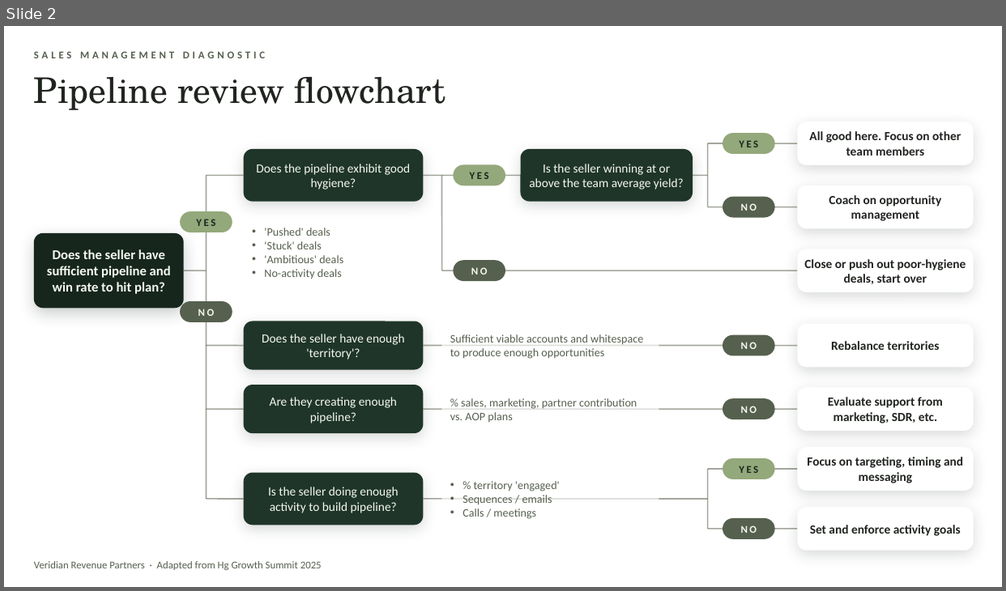
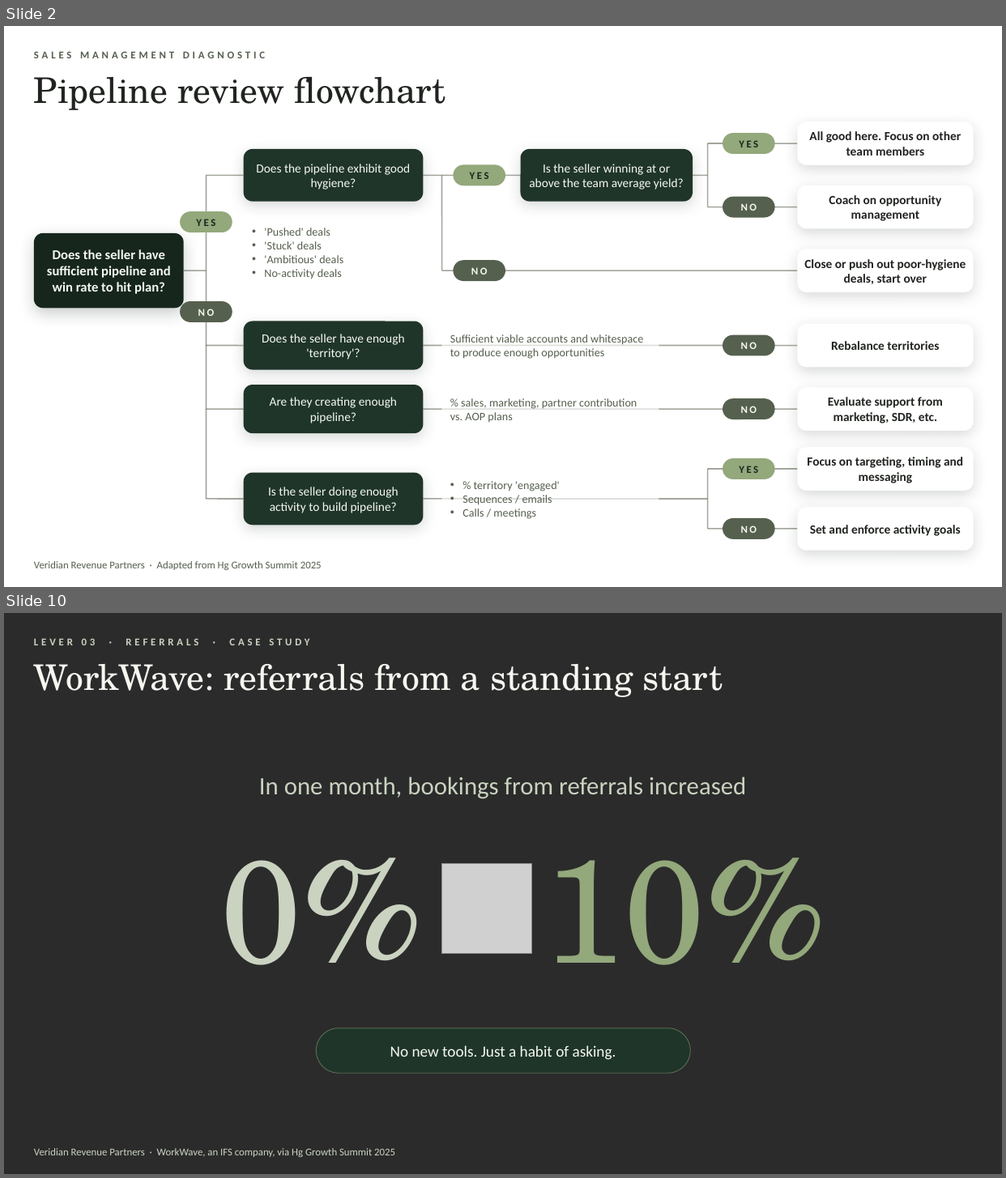
Before and after one commit to PaulPrice1982/Personal-, a slide deck: growth-summit-2025/Revenue_Frameworks_Deck.pptx. Shown one above the other, each under a label of ours: slide 2 before the commit, slides 2 and 10 after it; the slides between them are not shown. The pictures are 1006x591 and 1006x1178 pixels, drawn with LibreOffice and Linux fonts; fonts in the diff are those of the drawing; grey boxes stand for pictures; background and template pictures are left out; a plain dark background stands for a picture behind light text. Boxes give left, top, right and bottom in pixels: in the first picture for what was removed or moved away, otherwise in the second. Text is boxed around its words. In the diff, an @@ line names an element or a change of style, - is before the commit and + after.

```diff
--- a/growth-summit-2025/Revenue_Frameworks_Deck.pptx
+++ b/growth-summit-2025/Revenue_Frameworks_Deck.pptx
@@ slide 10 added at [4,613,1002,1174], background picture (left out) @@
@@ text added at [34,638,309,645], 10 pt, text #C9D3C0, bold @@
+LEVER 03 · REFERRALS · CASE STUDY
@@ title added at [34,664,722,697], 34 pt, text #F5F7F0 @@
+WorkWave: referrals from a standing start
@@ text added at [259,777,746,799], 24 pt, text #C9D3C0 @@
+In one month, bookings from referrals increased
@@ text added at [221,858,424,965], 140 pt, text #C9D3C0 @@
+0%
@@ picture added at [442,864,532,954] @@
@@ text added at [543,858,825,965], 140 pt, text #93A87B @@
+10%
@@ rounded rectangle added at [316,1029,691,1073], fill #1F3529, outline #93A87B 0.75 pt, 15 pt, text #F5F7F0 @@
+No new tools. Just a habit of asking.
@@ text added at [34,1148,395,1157], 10 pt, text #C9D3C0 @@
+Veridian Revenue Partners · WorkWave, an IFS company, via Hg Growth Summit 2025
```
Also in this commit, not shown: 7 other slides changed, 40 other slides added.
